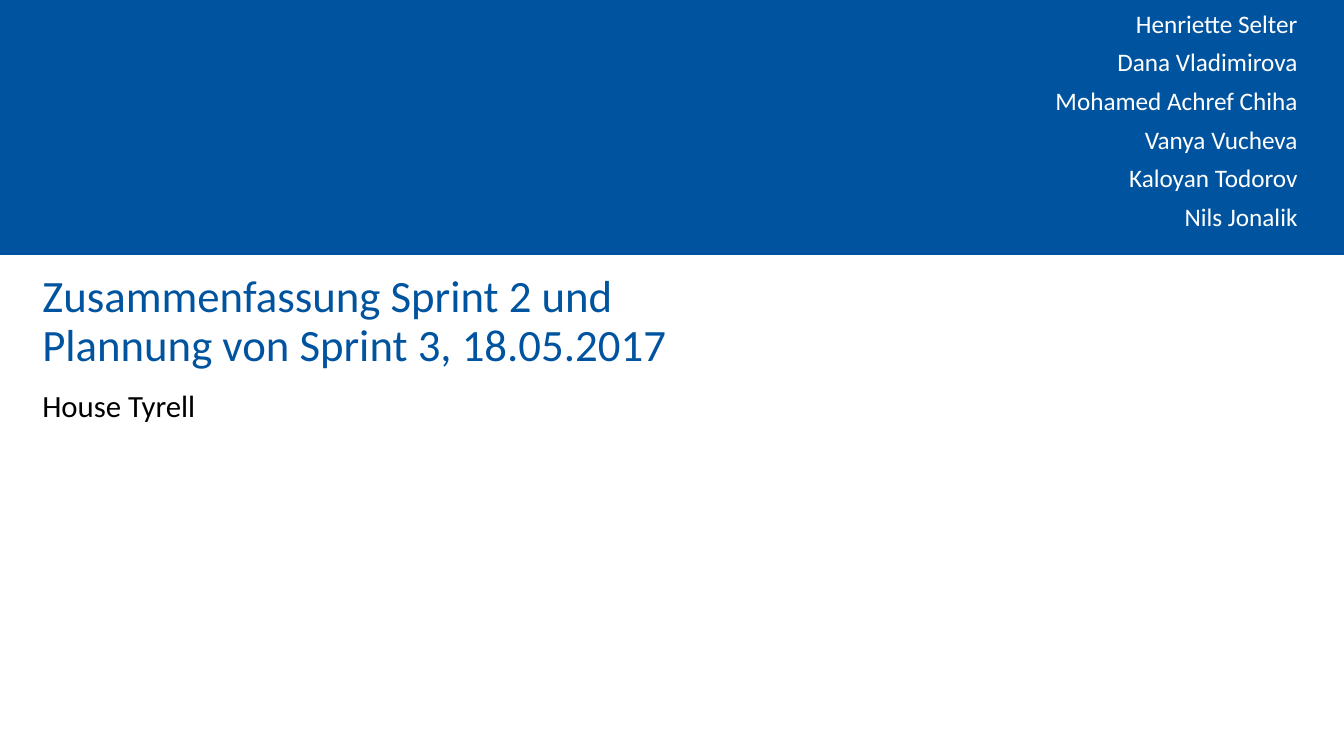
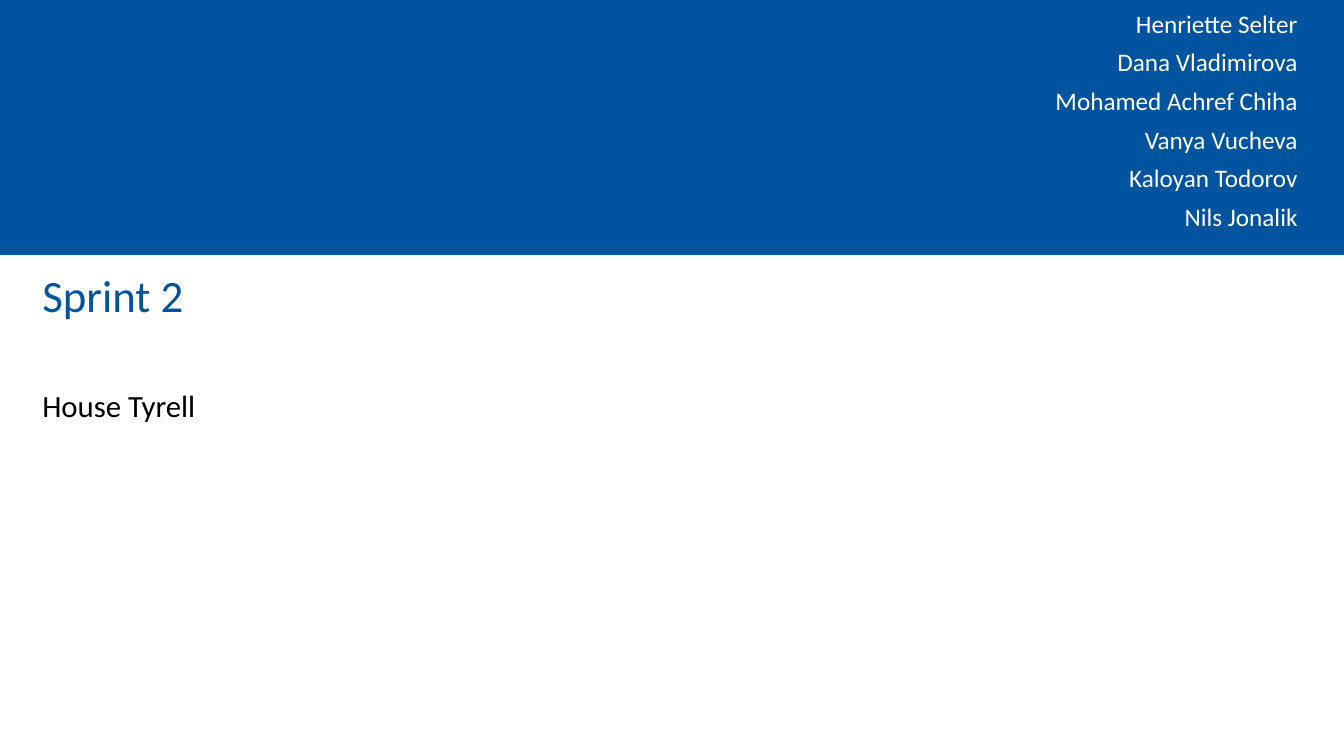
Before and after one commit to KaloyanT/gdis_test_suite, a slide deck: slide 1 of orga/Sprint_2_Presentation.pptx. Drawn at 1344x756 pixels with LibreOffice and Linux fonts; fonts in the diff are those of the drawing; background and template pictures are left out. Boxes give left, top, right and bottom in pixels: in the first picture for what was removed or moved away, otherwise in the second. Text is boxed around its words. In the diff, an @@ line names an element or a change of style, - is before the commit and + after.

Commit message:
Presentation fix

```diff
--- a/orga/Sprint_2_Presentation.pptx
+++ b/orga/Sprint_2_Presentation.pptx
@@ title at (42, 281, 184, 320): text changed @@
-Zusammenfassung Sprint 2 und
-Plannung von Sprint 3, 18.05.2017
+Sprint 2
```
